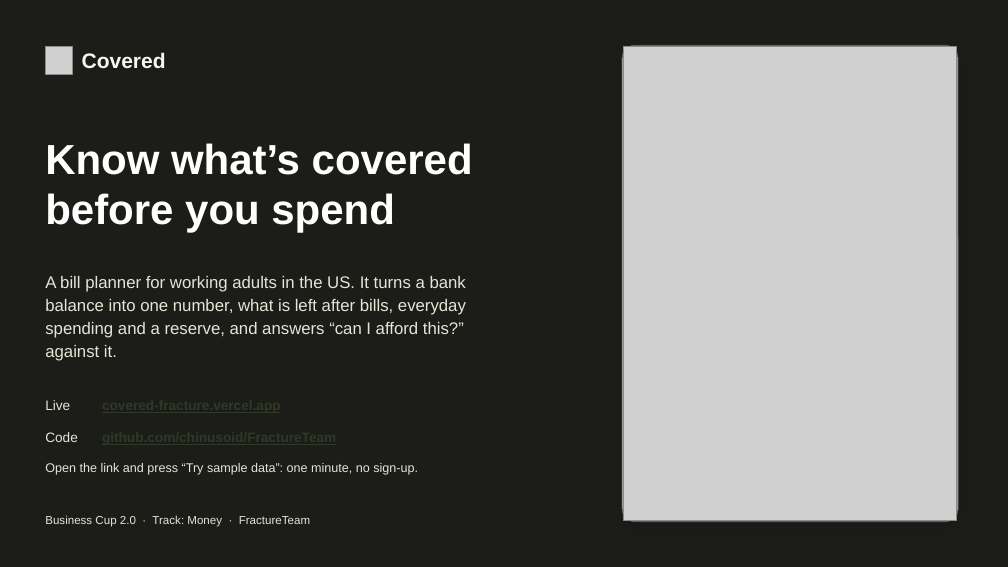
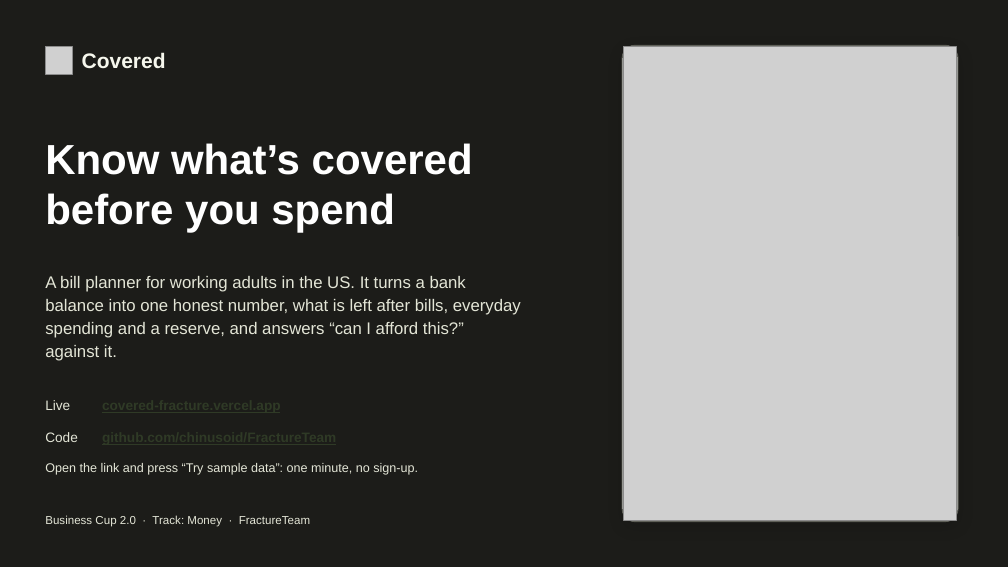
Before and after one commit to chinusoid/FractureTeam, a slide deck: slide 1 of pitch/covered-pitch.pptx. Drawn at 1008x567 pixels with LibreOffice and Linux fonts; fonts in the diff are those of the drawing; grey boxes stand for pictures. Boxes give left, top, right and bottom in pixels: in the first picture for what was removed or moved away, otherwise in the second. Text is boxed around its words. In the diff, an @@ line names an element or a change of style, - is before the commit and + after.

```diff
--- a/pitch/covered-pitch.pptx
+++ b/pitch/covered-pitch.pptx
@@ text at (x1=45, y1=276, x2=521, y2=361): text changed @@
-A bill planner for working adults in the US. It turns a bank balance into one number, what is left after bills, everyday spending and a reserve, and answers “can I afford this?” against it.
+A bill planner for working adults in the US. It turns a bank balance into one honest number, what is left after bills, everyday spending and a reserve, and answers “can I afford this?” against it.
```
Also in this commit, not shown: 9 other slides changed, 3 other files.
